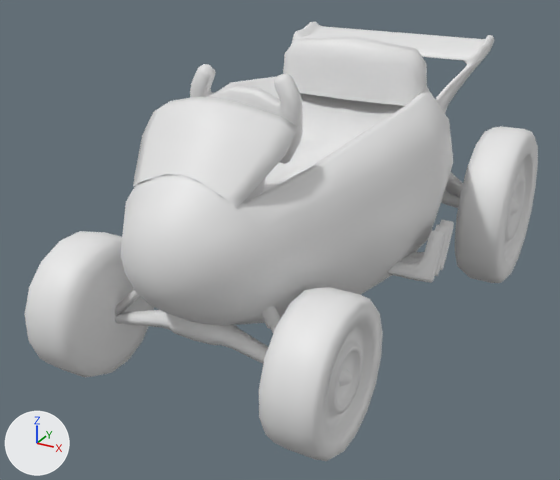
One commit to the FBX model assets/karts/Avocarro.fbx: the scene before it, then after it.
Camera for both pictures: a camera (50 mm lens) standing at (2.53, -5.03, 3.08) and looking at (-0.14, -0.17, 0.65). The axes (+X, +Y, +Z) are drawn at lower left. The lights are the same throughout.

The first picture shows 'Avocarro_Cube.012'.
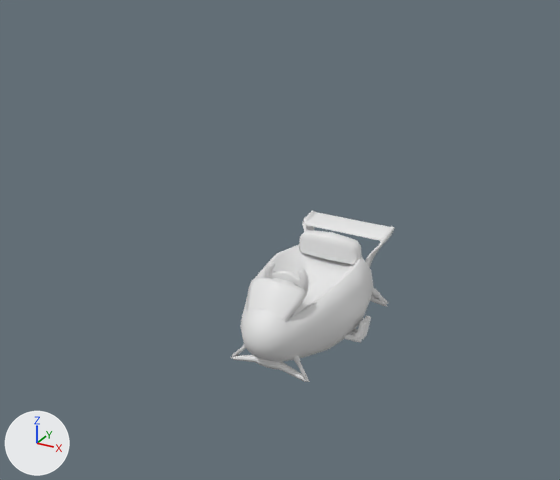
Changed parts and their boxes (x1, y1, x2, y2) in the pictures (560 x 480 px; the box of a moved part takes in the faces that stretch with it):
'Avocarro_Cube.012', reshaped, turned
    before: (25, 22, 538, 461)
    after: (231, 211, 395, 382)
part 1 of me_avocarro_cube_012, moved or reshaped
    before: (121, 76, 454, 326)
    after: (240, 245, 374, 362)
part 2 of me_avocarro_cube_012, moved or reshaped
    before: (190, 64, 303, 164)
    after: (265, 262, 308, 298)
part 3 of me_avocarro_cube_012, moved or reshaped
    before: (270, 323, 278, 334)
    after: (297, 361, 308, 379)
part 4 of me_avocarro_cube_012, moved or reshaped
    before: (261, 306, 281, 328)
    after: (293, 355, 301, 363)
part 5 of me_avocarro_cube_012, moved or reshaped
    before: (115, 290, 141, 316)
    after: (232, 345, 246, 358)
part 6 of me_avocarro_cube_012, moved or reshaped
    before: (445, 172, 463, 196)
    after: (372, 288, 380, 299)
part 7 of me_avocarro_cube_012, moved or reshaped
    before: (455, 191, 461, 199)
    after: (377, 295, 388, 304)
part 8 of me_avocarro_cube_012, moved or reshaped
    before: (441, 190, 459, 208)
    after: (370, 295, 388, 307)
part 9 of me_avocarro_cube_012, moved or reshaped
    before: (292, 22, 494, 113)
    after: (302, 211, 395, 268)
part 10 of me_avocarro_cube_012, moved or reshaped
    before: (408, 220, 454, 270)
    after: (352, 316, 371, 337)
part 11 of me_avocarro_cube_012, moved or reshaped
    before: (387, 230, 444, 283)
    after: (348, 318, 369, 340)
part 12 of me_avocarro_cube_012, moved or reshaped
    before: (400, 225, 449, 276)
    after: (343, 321, 366, 343)
part 13 of me_avocarro_cube_012, moved or reshaped
    before: (133, 97, 298, 208)
    after: (246, 277, 307, 322)
part 14 of me_avocarro_cube_012, moved or reshaped
    before: (283, 37, 427, 106)
    after: (299, 230, 361, 264)
part 15 of me_avocarro_cube_012, moved or reshaped
    before: (115, 310, 268, 364)
    after: (231, 355, 310, 382)
part 16 of me_avocarro_cube_012, deleted
    before: (25, 126, 538, 461)

The change, as a list of edits to the scene's bpy script:
```text
Change me_avocarro_cube_012:
    remove me_avocarro_cube_012.from_pydata(...)  # 2236 vertices, 2140 faces; spans x -1.36..1.35, y -1.97..2.0, z 0.01..2.12
    add me_avocarro_cube_012.from_pydata(...)  # 1332 vertices, 1240 faces; spans x -0.51..0.51, y -0.38..0.53, z -0.92..0.81
    me_avocarro_cube_012 part 1: the loose piece of 172 vertices spanning x -1.02..1.02, y -1.95..1.53, z 0.14..1.9 is turned -90 degrees about the x axis through its middle and scaled by 0.46, then moved by (0.0, 0.23, -1.01)
    me_avocarro_cube_012 part 2: the loose piece of 180 vertices spanning x -0.41..0.4, y -0.95..-0.83, z 1.54..2.12 is turned -90 degrees about the x axis through its middle and scaled by 0.46, then moved by (0.0, 1.28, -1.5)
    me_avocarro_cube_012 part 3: the loose piece of 17 vertices spanning x 0.18..0.72, y -1.54..-1.23, z 0.46..1.02 is turned -90 degrees about the x axis through its middle and scaled by 0.46, then moved by (-0.24, 1.28, -0.19)
    me_avocarro_cube_012 part 4: the loose piece of 17 vertices spanning x 0.09..0.54, y -1.46..-1.18, z 0.66..1.11 is turned -90 degrees about the x axis through its middle and scaled by 0.46, then moved by (-0.17, 1.28, -0.36)
    me_avocarro_cube_012 part 5: the loose piece of 17 vertices spanning x -0.73..-0.19, y -1.54..-1.23, z 0.46..1.02 is turned -90 degrees about the x axis through its middle and scaled by 0.46, then moved by (0.25, 1.28, -0.19)
    me_avocarro_cube_012 part 6: the loose piece of 17 vertices spanning x 0.27..0.89, y 0.88..1.26, z 0.75..1.39 is turned -90 degrees about the x axis through its middle and scaled by 0.46, then moved by (-0.31, -1.02, -1.64)
    me_avocarro_cube_012 part 7: the loose piece of 17 vertices spanning x 0.56..1.02, y 1.03..1.31, z 0.62..1.08 is turned -90 degrees about the x axis through its middle and scaled by 0.46, then moved by (-0.43, -1.23, -1.47)
    me_avocarro_cube_012 part 8: the loose piece of 24 vertices spanning x 0.21..1.03, y 1.1..1.38, z 0.6..0.92 is turned -90 degrees about the x axis through its middle and scaled by 0.46, then moved by (-0.34, -1.34, -1.41)
    me_avocarro_cube_012 part 9: the loose piece of 154 vertices spanning x -0.88..0.87, y 1.0..1.83, z 1.29..2.02 is turned -90 degrees about the x axis through its middle and scaled by 0.46, then moved by (0.0, -1.1, -2.38)
    me_avocarro_cube_012 part 10: the loose piece of 66 vertices spanning x 0.77..1.1, y -0.02..0.25, z 0.57..0.91 is turned -90 degrees about the x axis through its middle and scaled by 0.46, then moved by (-0.51, -0.22, -0.88)
    me_avocarro_cube_012 part 11: the loose piece of 66 vertices spanning x 0.77..1.1, y -0.24..0.02, z 0.57..0.91 is turned -90 degrees about the x axis through its middle and scaled by 0.46, then moved by (-0.51, 0.01, -0.83)
    me_avocarro_cube_012 part 12: the loose piece of 66 vertices spanning x 0.77..1.1, y -0.12..0.14, z 0.57..0.91 is turned -90 degrees about the x axis through its middle and scaled by 0.46, then moved by (-0.51, -0.11, -0.77)
    me_avocarro_cube_012 part 13: the loose piece of 69 vertices spanning x -0.51..0.5, y -1.6..-1.1, z 1.49..2.0 is turned -90 degrees about the x axis through its middle and scaled by 0.46, then moved by (0.0, 1.71, -1.21)
    me_avocarro_cube_012 part 14: the loose piece of 41 vertices spanning x -0.6..0.6, y 0.65..0.93, z 1.6..2.06 is turned -90 degrees about the x axis through its middle and scaled by 0.46, then moved by (0.0, -0.39, -2.28)
    me_avocarro_cube_012 part 15: the loose piece of 74 vertices spanning x -0.77..0.76, y -1.6..-1.38, z 0.42..0.68 is turned -90 degrees about the x axis through its middle and scaled by 0.46, then moved by (0.0, 1.29, 0.05)
    me_avocarro_cube_012 part 16: 9 loose pieces with 908 vertices, spanning x -1.36..1.35, y -1.97..2.0, z 0.01..1.35, are deleted
Change ob_avocarro_cube_012:
    ob_avocarro_cube_012.rotation_euler: (0.0, 0.0, 0.0) -> (1.571, 0.0, 0.0)  # degrees (0, 0, 0) -> degrees (90, 0, 0)
```
